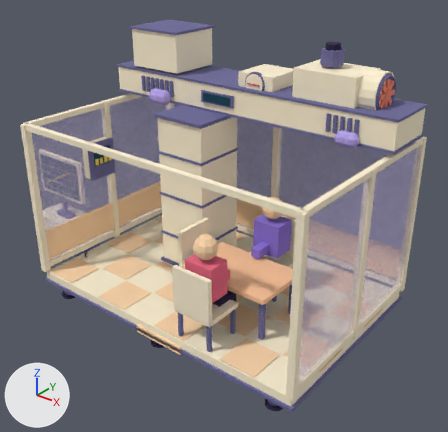
A saved change to the glTF model assets/machines/air.glb.
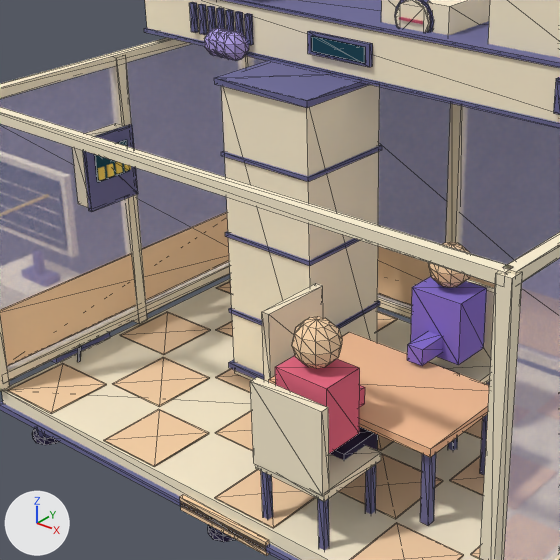
Old and new are each drawn whole from a 50 mm lens placed at (3.15, -3.86, 3.32), pointed at (-0.01, 0.1, 0.86) and again close up on the part from 10% to 73% of the width and 17% to 83% of the height. Arrows for +X, +Y and +Z are at lower left; the lights stay in place. The older version's two pictures come first. The close-ups show mesh edges as thin lines. Where no turn or scale is listed for an object, it has been applied to the vertices. Vertices at exactly the same position are counted once.

The scene before the commit, as lines of its bpy script (objects in view):
```python
me_cube = bpy.data.meshes.new('Cube')
me_cube.from_pydata(...)  # 332 vertices, 524 faces; spans x -2.28..1.45, y -0.93..0.93, z 0.1..2.37
me_cube.materials.append(mat_cream)  # beige #fff2d4
me_cube_001 = bpy.data.meshes.new('Cube.001')
me_cube_001.from_pydata(...)  # 616 vertices, 1024 faces; spans x -2.26..1.46, y -0.92..0.92, z 0.01..2.39
me_cube_001.materials.append(mat_steel)  # blue #6c6a99
me_cylinder_001 = bpy.data.meshes.new('Cylinder.001')
me_cylinder_001.from_pydata(...)  # 166 vertices, 292 faces; spans x -1.66..1.28, y -0.88..0.88, z 0.0..2.43
me_cylinder_001.materials.append(mat_dark)  # dark purple #2b2147
ob_air_cream = bpy.data.objects.new('air_cream', me_cube)
ob_air_cream.location = (0.0, 0.0, 0.0)
ob_air_dark = bpy.data.objects.new('air_dark', me_cylinder_001)
ob_air_dark.location = (0.0, 0.0, 0.0)
ob_air_steel = bpy.data.objects.new('air_steel', me_cube_001)
ob_air_steel.location = (0.0, 0.0, 0.0)
# also in view: 'air_rose' at (0.45, -0.62, 0.78); 'air_violet' at (0.45, 0.12, 0.78); 'air_glass' at (0.0, 0.0, 0.97); 'air_teal' at (-1.14, -0.03, 1.29); 'air_peach' at (0.01, -0.01, 0.62)
```
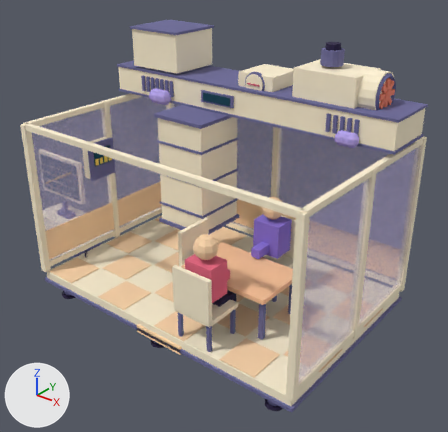
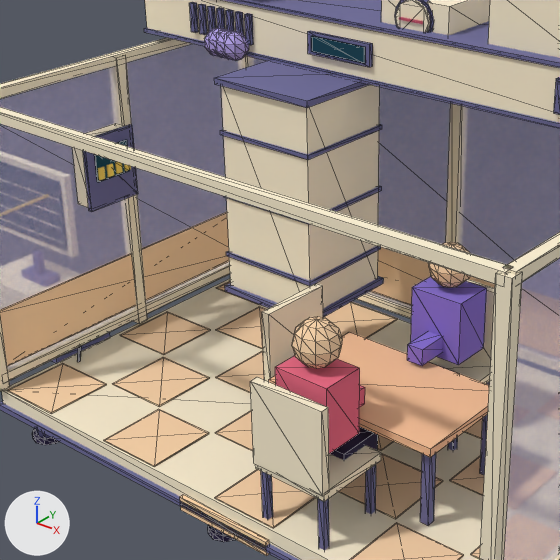
Location of each change, [x1, y1, x2, y2] in pixels of the close-ups (560 x 560 px; the box of a moved part takes in the faces that stretch with it):
```json
{"part": 1, "of": "me_cube", "change": "moved or reshaped", "before": [221, 85, 380, 380], "after": [221, 85, 380, 308]}
{"part": 2, "of": "me_cube_001", "change": "moved or reshaped", "before": [229, 360, 264, 380], "after": [225, 276, 384, 317]}
{"part": 3, "of": "me_cube_001", "change": "moved or reshaped", "before": [229, 300, 380, 328], "after": [226, 246, 381, 286]}
{"part": 4, "of": "me_cube_001", "change": "moved or reshaped", "before": [225, 231, 360, 266], "after": [223, 186, 382, 224]}
{"part": 5, "of": "me_cube_001", "change": "moved or reshaped", "before": [221, 145, 382, 182], "after": [220, 124, 382, 160]}
```

The change, as JSON lines over the scene's bpy script:
```json
{"block": "me_cube", "where": "me_cube.from_pydata(...)  # 332 vertices, 524 faces; spans x -2.28..1.45, y -0.93..0.93, z 0.1..2.37"}
{"block": "me_cube", "where": "# used by ob_air_cream; location = (0.0, 0.0, 0.0)"}
{"block": "me_cube", "change": "me_cube part 1: the loose piece of 8 vertices spanning x -0.6..-0.1, y -0.1..0.4, z 0.25..1.75 is scaled about its middle by (1, 1, 0.693), then moved by (0.0, 0.0, 0.22)"}
{"block": "me_cube_001", "where": "me_cube_001.from_pydata(...)  # 616 vertices, 1024 faces; spans x -2.26..1.46, y -0.92..0.92, z 0.01..2.39"}
{"block": "me_cube_001", "where": "# used by ob_air_steel; location = (0.0, 0.0, 0.0)"}
{"block": "me_cube_001", "change": "me_cube_001 part 2: the loose piece of 8 vertices spanning x -0.62..-0.08, y -0.12..0.42, z 0.29..0.31 is moved by (0.0, 0.0, 0.42)"}
{"block": "me_cube_001", "change": "me_cube_001 part 3: the loose piece of 8 vertices spanning x -0.61..-0.09, y -0.11..0.41, z 0.59..0.61 is moved by (0.0, 0.0, 0.3)"}
{"block": "me_cube_001", "change": "me_cube_001 part 4: the loose piece of 8 vertices spanning x -0.61..-0.09, y -0.11..0.41, z 0.99..1.01 is moved by (0.0, 0.0, 0.2)"}
{"block": "me_cube_001", "change": "me_cube_001 part 5: the loose piece of 8 vertices spanning x -0.61..-0.09, y -0.11..0.41, z 1.39..1.41 is moved by (0.0, 0.0, 0.1)"}
```
